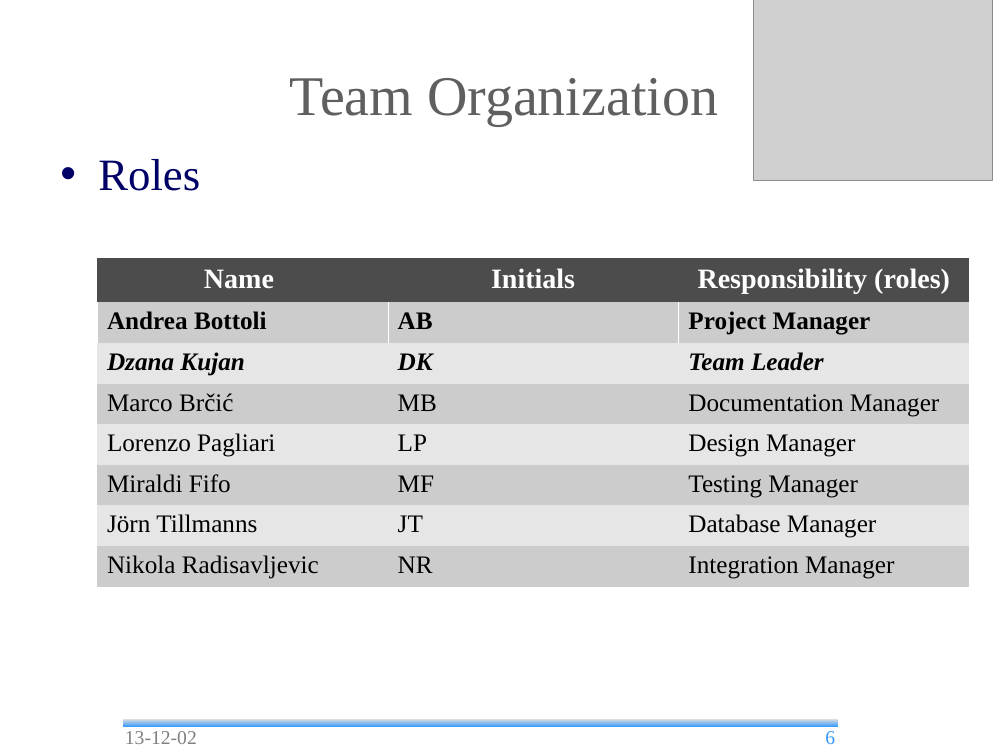
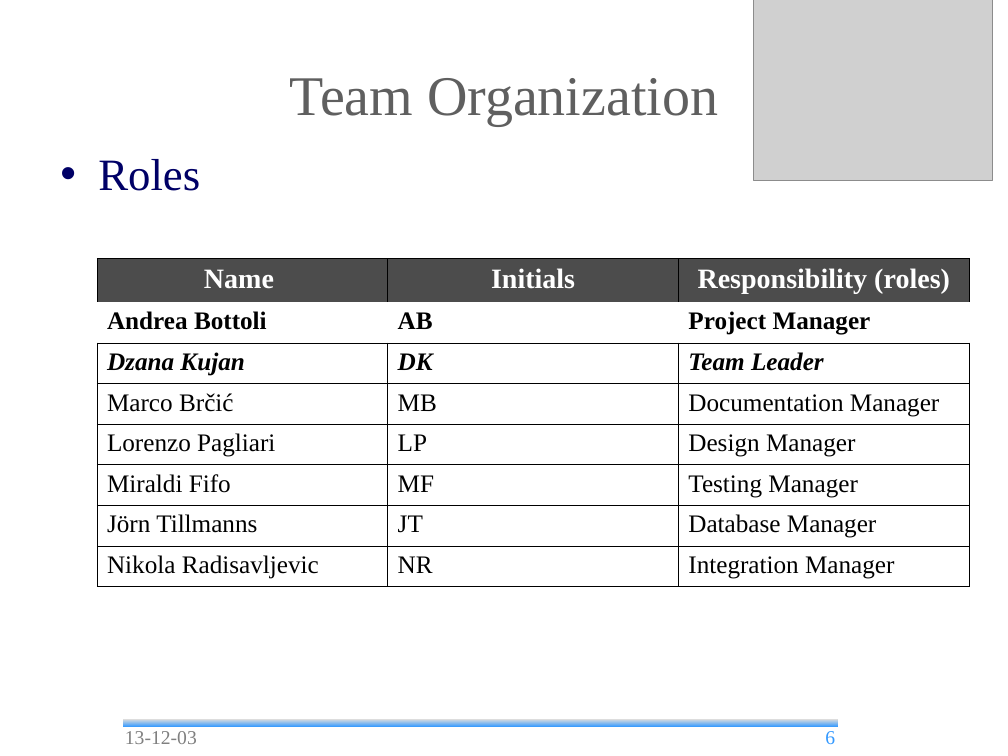
Before and after one commit to andrea-bottoli/DSD, a slide deck: slide 6 of Documentation/Presentations/Status_Report_2.odp. Drawn at 1008x756 pixels with LibreOffice and Linux fonts; fonts in the diff are those of the drawing; grey boxes stand for pictures; background and template pictures are left out. Boxes give left, top, right and bottom in pixels: in the first picture for what was removed or moved away, otherwise in the second. Text is boxed around its words. In the diff, an @@ line names an element or a change of style, - is before the commit and + after.

```diff
--- a/Documentation/Presentations/Status_Report_2.odp
+++ b/Documentation/Presentations/Status_Report_2.odp
@@ table at <box>97,258,969,587</box> @@
@@ fill #CCCCCC to none in 12 cells @@
@@ fill #E6E6E6 to none in 9 cells @@
@@ borders changed @@
@@ text at <box>125,731,197,744</box>: text changed @@
-13-12-02
+13-12-03
```
Also in this commit, not shown: 33 other slides changed, 1 slide added, 1 slide removed, 1 other file.
